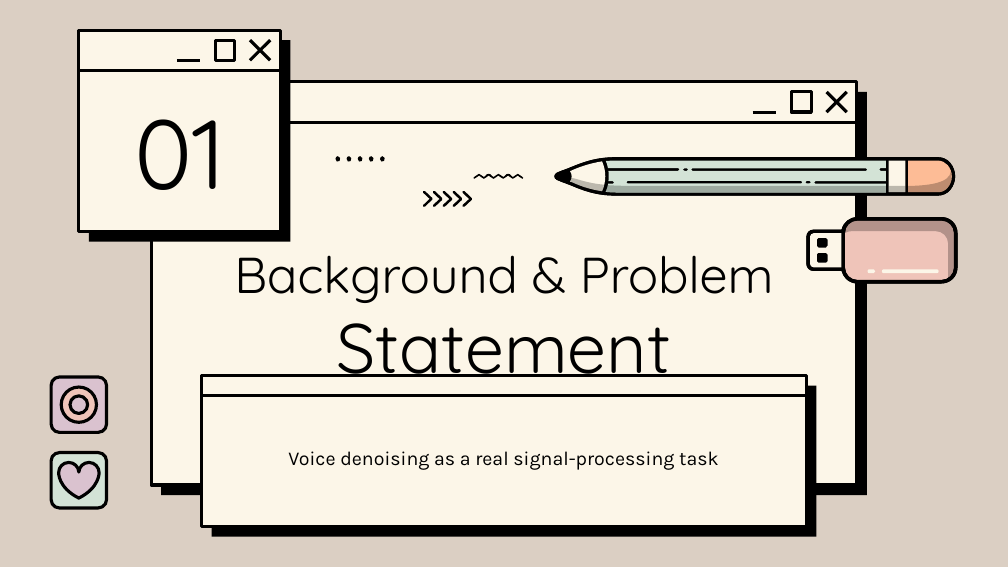
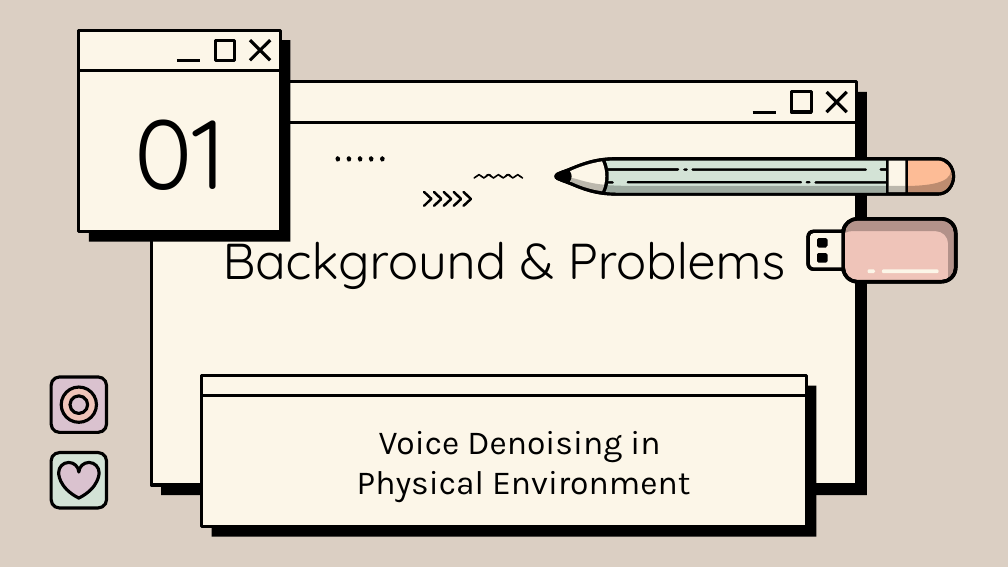
Before and after one commit to Xiejz959/2026-Signal-System-Pres, a slide deck: slide 3 of Slide/Slide_draft_4.0.pptx. Drawn at 1008x567 pixels with LibreOffice and Linux fonts; fonts in the diff are those of the drawing; background and template pictures are left out. Boxes give left, top, right and bottom in pixels: in the first picture for what was removed or moved away, otherwise in the second. Text is boxed around its words. In the diff, an @@ line names an element or a change of style, - is before the commit and + after.

```diff
--- a/Slide/Slide_draft_4.0.pptx
+++ b/Slide/Slide_draft_4.0.pptx
@@ title at box(223, 227, 785, 289): text changed @@
-Background & Problem Statement
+Background & Problems
@@ subtitle at box(357, 431, 690, 503): text changed; size 14 to 24 pt @@
-Voice denoising as a real signal-processing task
+Voice Denoising in
+Physical Environment
```
Also in this commit, not shown: 13 other slides changed, 1 slide added, 2 slides removed, 5 other files.
